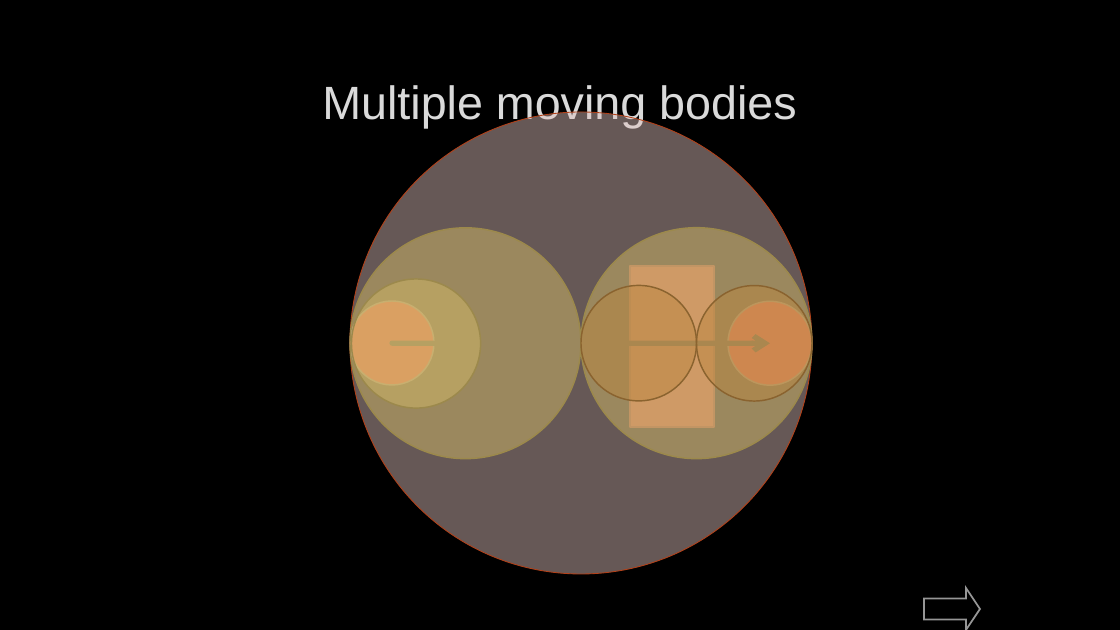
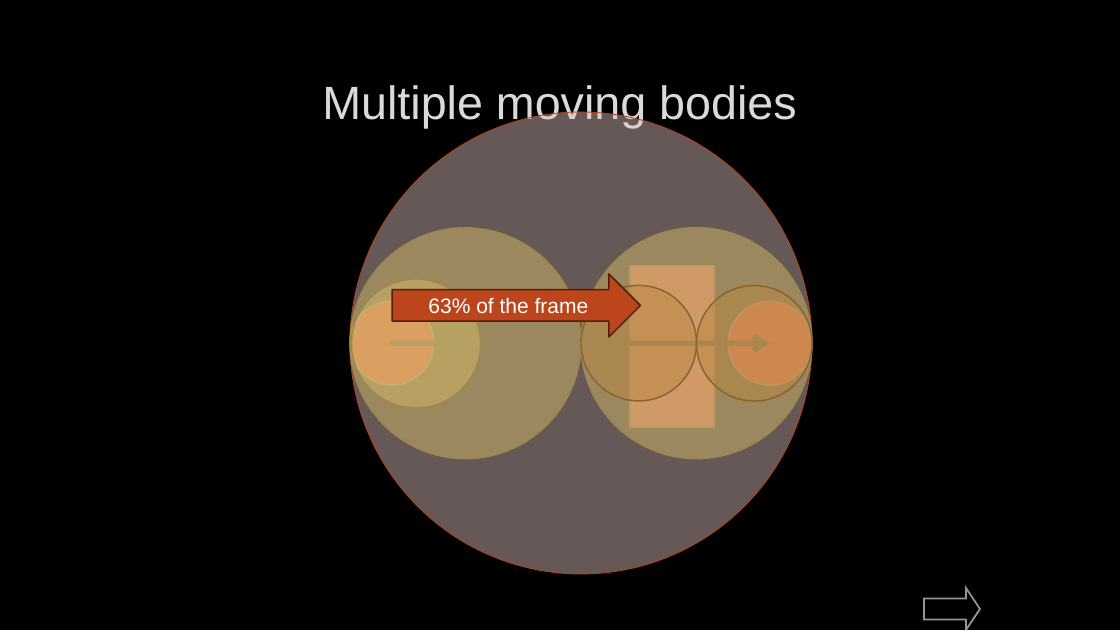
Before and after one commit to FeeneyCodes/GDP202425, a slide deck: slide 19 of 6022_Phys_2_(2025)/Day2Day/W01/6022_W25_W01D01_Course_Intro_Dynamic_Intersections.pptx.pptx (slide 17 before the commit). Drawn at 1120x630 pixels with LibreOffice and Linux fonts; fonts in the diff are those of the drawing; background and template pictures are left out. Boxes give left, top, right and bottom in pixels: in the first picture for what was removed or moved away, otherwise in the second. Text is boxed around its words. In the diff, an @@ line names an element or a change of style, - is before the commit and + after.

```diff
--- a/6022_Phys_2_(2025)/Day2Day/W01/6022_W25_W01D01_Course_Intro_Dynamic_Intersections.pptx.pptx
+++ b/6022_Phys_2_(2025)/Day2Day/W01/6022_W25_W01D01_Course_Intro_Dynamic_Intersections.pptx.pptx
@@ right arrow added at (392, 274, 640, 337), fill #BC451B, outline #521E0C 1.25 pt, 18 pt, text #FFFFFF @@
+63% of the frame
```
Also in this commit, not shown: 1 other slide changed, 8 slides added, 28 other files.
